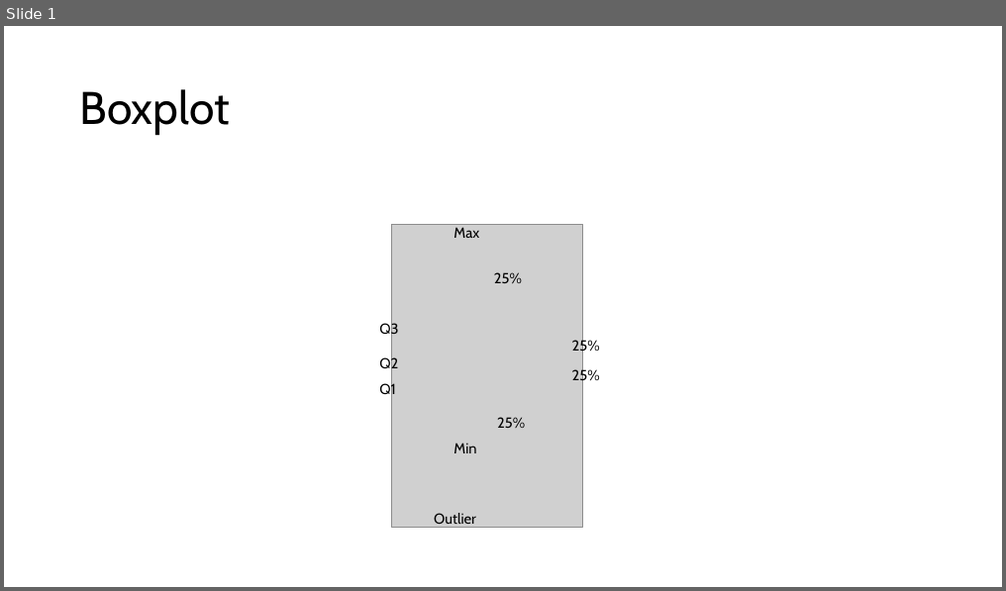
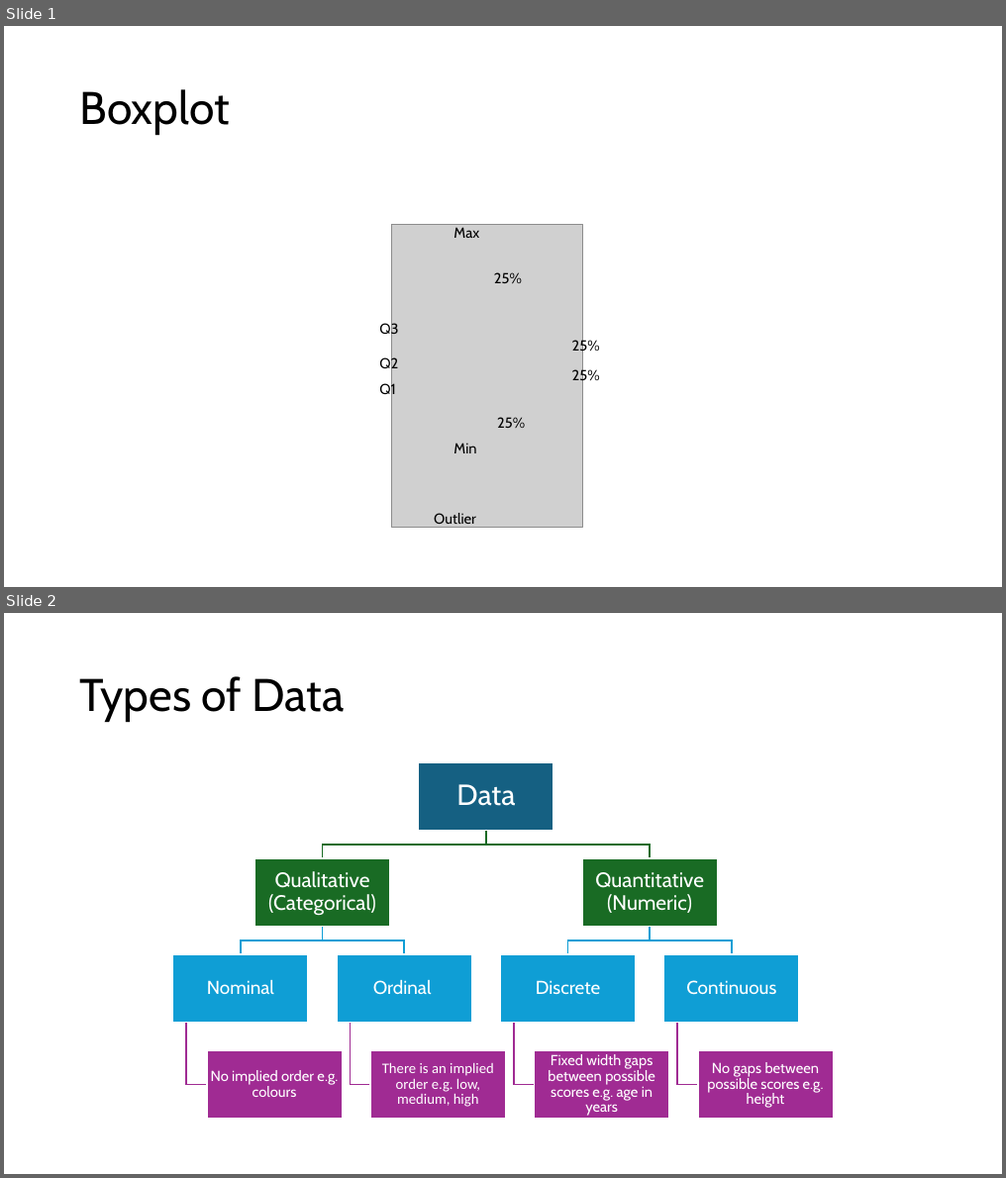
Before and after one commit to mjdear68/scix_stats, a slide deck: resources/scix_stats_diagrams.pptx. Shown one above the other, each under a label of ours: slide 1 before the commit, slides 1 and 2 after it. The pictures are 1006x591 and 1006x1178 pixels, drawn with LibreOffice and Linux fonts; fonts in the diff are those of the drawing; grey boxes stand for pictures. Boxes give left, top, right and bottom in pixels: in the first picture for what was removed or moved away, otherwise in the second. Text is boxed around its words. In the diff, an @@ line names an element or a change of style, - is before the commit and + after.

Commit message:
increased types_of_data diagram font size to increase readability; added resources/statistics_textbooks/ to .gitignore

```diff
--- a/resources/scix_stats_diagrams.pptx
+++ b/resources/scix_stats_diagrams.pptx
@@ slide 2 added at [4, 613, 1002, 1174], background #FFFFFF @@
@@ title added at [80, 676, 345, 722], 44 pt, text #000000 @@
+Types of Data
@@ group added at [173, 762, 834, 1118]: 11 rectangles, 11 texts, 10 freeform shapes @@
+Data
+Qualitative (Categorical)
+Nominal
+No implied order e.g. colours
+Ordinal
+There is an implied order e.g. low, medium, high
+Quantitative (Numeric)
+Discrete
+Fixed width gaps between possible scores e.g. age in years
+Continuous
+No gaps between possible scores e.g. height
```
Also in this commit, not shown: 3 other files.
